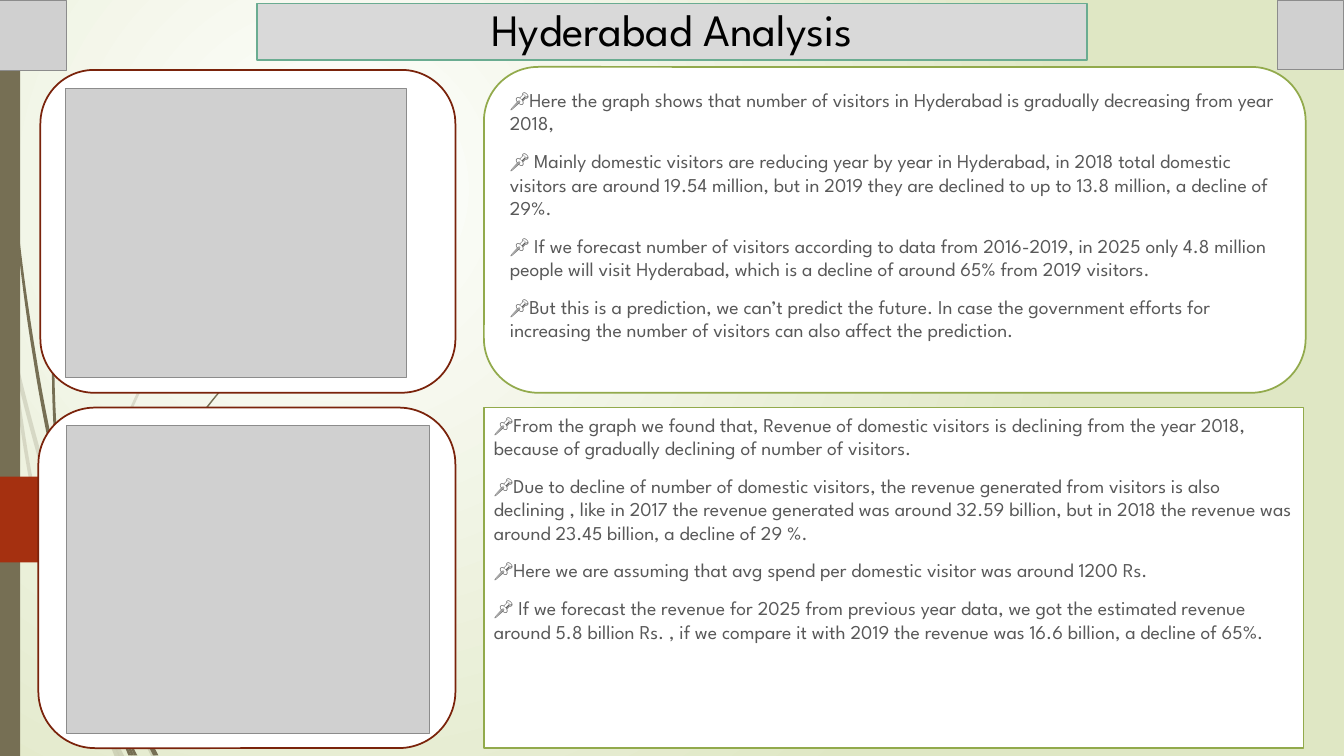
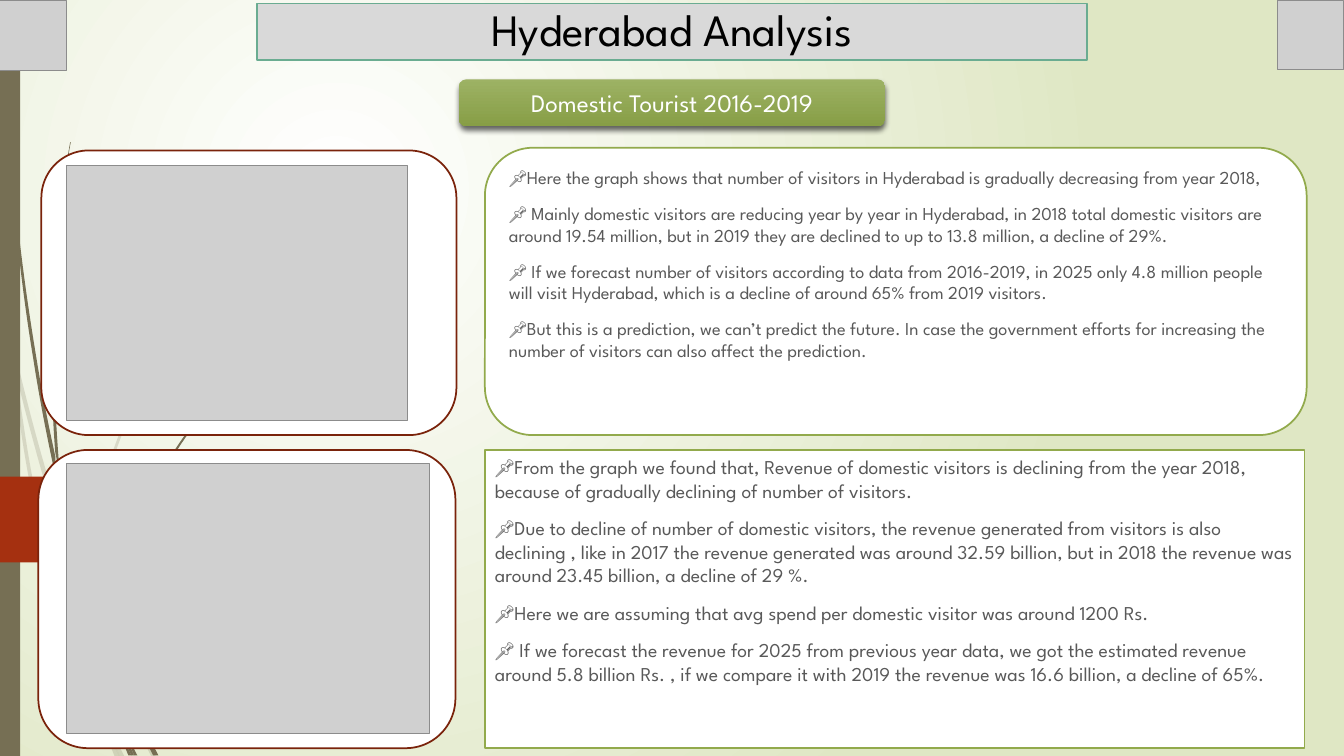
Before and after one commit to Kartik-Lohar/Telangana_Tourism, a slide deck: slide 8 of Tourism Challenge by Codebasics.pptx. Drawn at 1344x756 pixels with LibreOffice and Linux fonts; fonts in the diff are those of the drawing; grey boxes stand for pictures. Boxes give left, top, right and bottom in pixels: in the first picture for what was removed or moved away, otherwise in the second. Text is boxed around its words. In the diff, an @@ line names an element or a change of style, - is before the commit and + after.

Commit message:
added hyderabad slide

```diff
--- a/Tourism Challenge by Codebasics.pptx
+++ b/Tourism Challenge by Codebasics.pptx
@@ rounded rectangle added at (x1=459, y1=80, x2=885, y2=126), fill gradient #9DB265 to #889E47, 18 pt, text #FFFFFF @@
+Domestic Tourist 2016-2019
@@ rounded rectangle "📌Here the graph shows that ..." resized from (x1=484, y1=67, x2=1306, y2=392) to (x1=485, y1=148, x2=1307, y2=436) @@
@@ rounded rectangle "📌Here the graph shows that ..." at (x1=485, y1=148, x2=1307, y2=436): size 14 to 12.9 pt @@
@@ rounded rectangle resized from (x1=40, y1=70, x2=456, y2=392) to (x1=41, y1=150, x2=457, y2=435) @@
@@ picture resized from (x1=66, y1=89, x2=406, y2=378) to (x1=67, y1=165, x2=407, y2=420) @@
@@ rounded rectangle resized from (x1=38, y1=407, x2=456, y2=748) to (x1=38, y1=450, x2=456, y2=748) @@
@@ picture resized from (x1=67, y1=425, x2=430, y2=734) to (x1=67, y1=464, x2=430, y2=734) @@
@@ subtitle "📌From the graph we found ..." resized from (x1=484, y1=407, x2=1304, y2=748) to (x1=485, y1=450, x2=1305, y2=748) @@
```
Also in this commit, not shown: 1 slide added.
